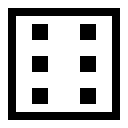
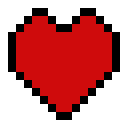
Revision of a layered 128 × 128 image; what changed, layer by layer:
added layer "Heal Symbol" above "Damage Symbol" over [8, 8, 120, 120]
hid "Roll Symbol" over [8, 8, 120, 120]
